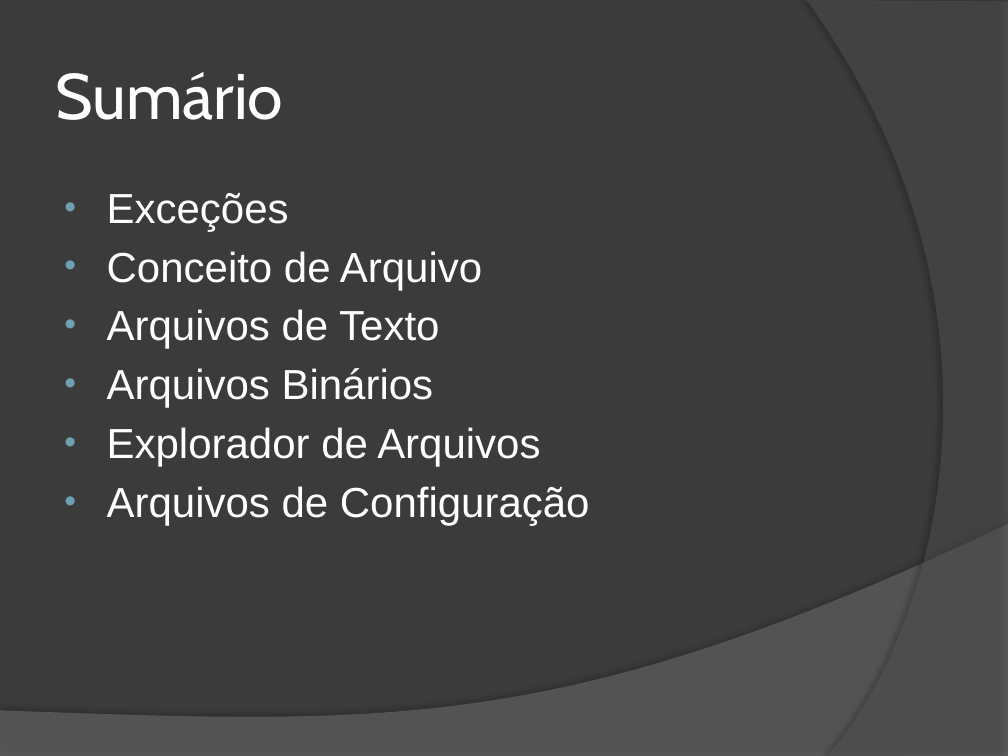
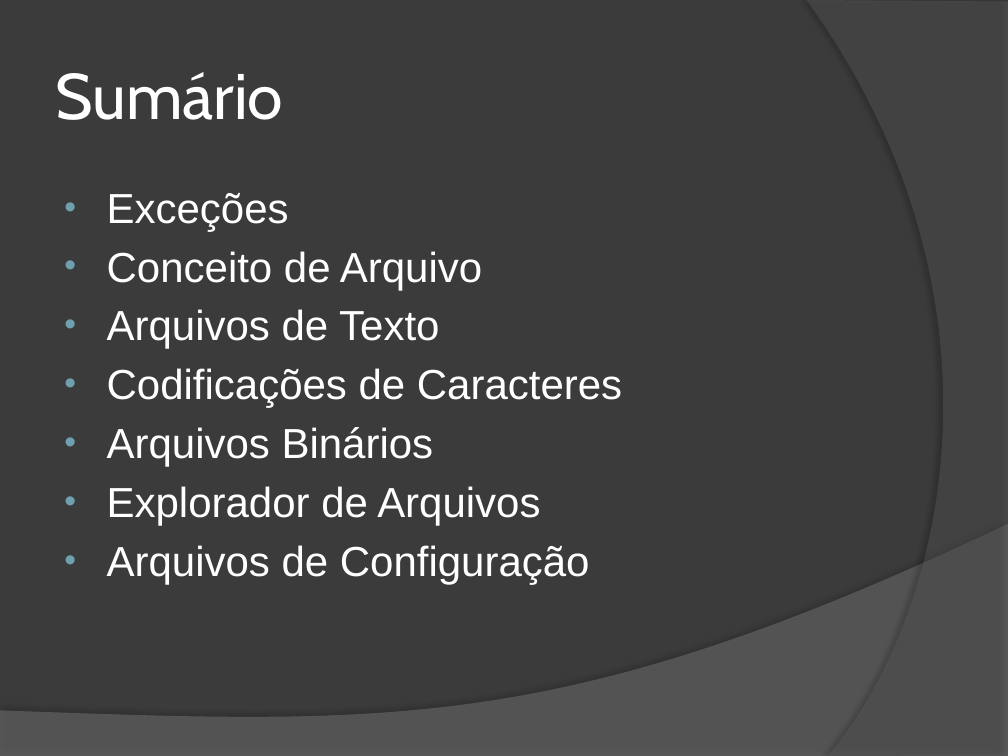
Before and after one commit to wind39/wind39.github.io, a slide deck: slide 2 of curso/modulo2capitulo3-off.pptx. Drawn at 1008x756 pixels with LibreOffice and Linux fonts; fonts in the diff are those of the drawing. Boxes give left, top, right and bottom in pixels: in the first picture for what was removed or moved away, otherwise in the second. Text is boxed around its words. In the diff, an @@ line names an element or a change of style, - is before the commit and + after.

```diff
--- a/curso/modulo2capitulo3-off.pptx
+++ b/curso/modulo2capitulo3-off.pptx
@@ text at (x1=107, y1=368, x2=622, y2=408): paragraph added @@
+• Codificações de Caracteres
```
Also in this commit, not shown: 4 slides added, 11 other files.
